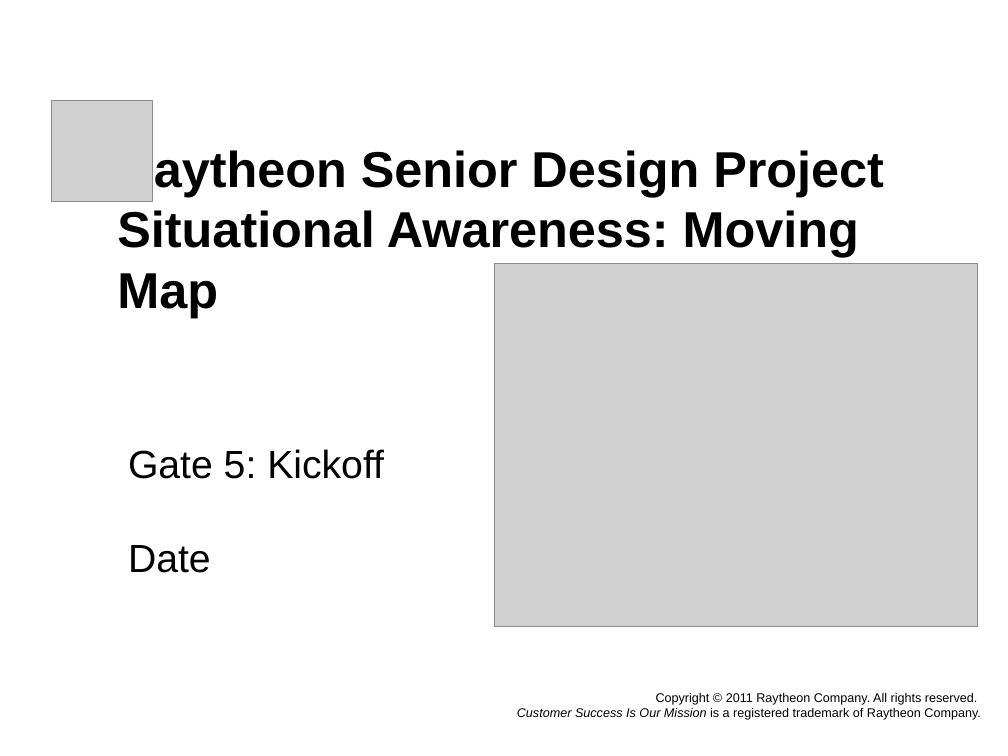
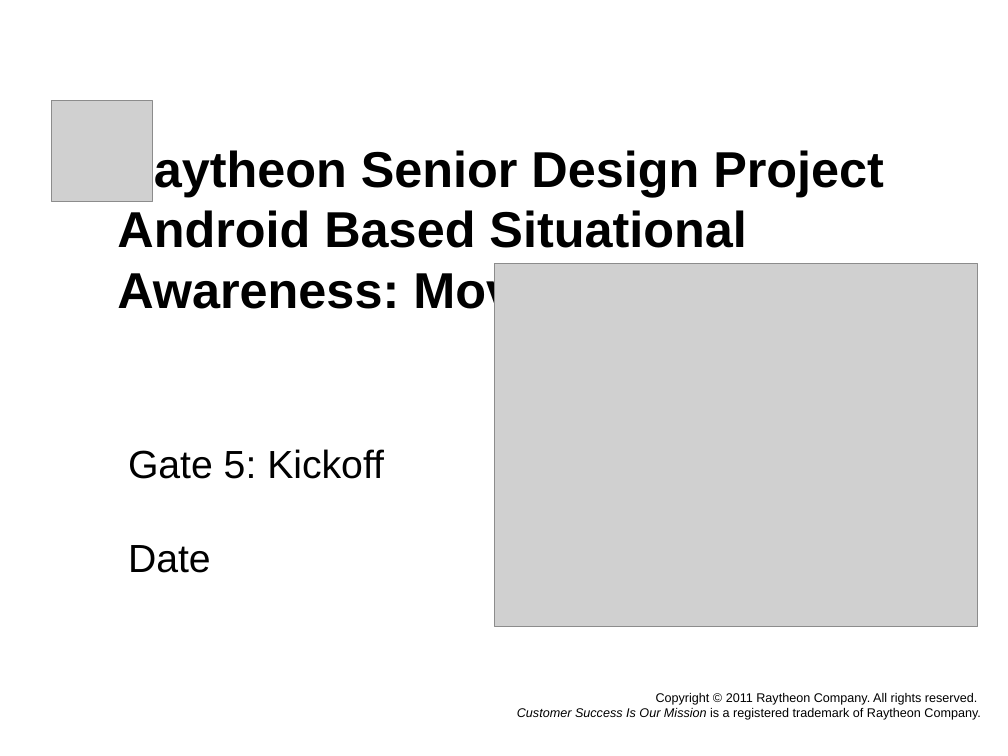
Before and after one commit to atniptw/Senior-Project, a slide deck: slide 1 of Documents/PowerPoints/Senior Design Project - Gate 5 1.0.pptx. Drawn at 1008x756 pixels with LibreOffice and Linux fonts; fonts in the diff are those of the drawing; grey boxes stand for pictures; background and template pictures are left out. Boxes give left, top, right and bottom in pixels: in the first picture for what was removed or moved away, otherwise in the second. Text is boxed around its words. In the diff, an @@ line names an element or a change of style, - is before the commit and + after.

Commit message:
Update Gate 5 based on feedback from JD

```diff
--- a/Documents/PowerPoints/Senior Design Project - Gate 5 1.0.pptx
+++ b/Documents/PowerPoints/Senior Design Project - Gate 5 1.0.pptx
@@ title at <box>117,147,884,319</box>: text changed @@
-Raytheon Senior Design Project
-Situational Awareness: Moving Map
+Raytheon Senior Design Project
+Android Based Situational Awareness: Moving Map
```
Also in this commit, not shown: 10 other slides changed, 1 other file.
